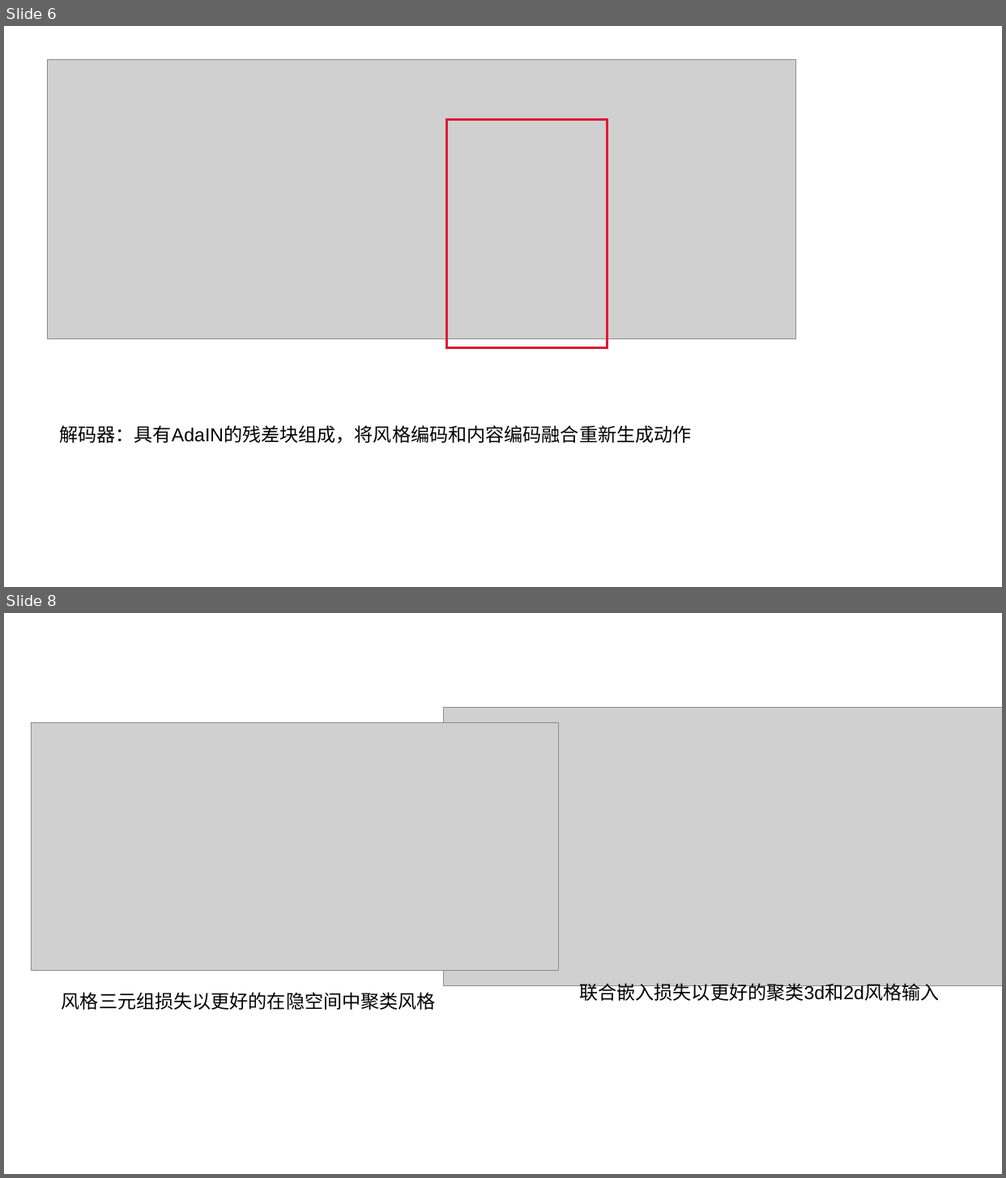
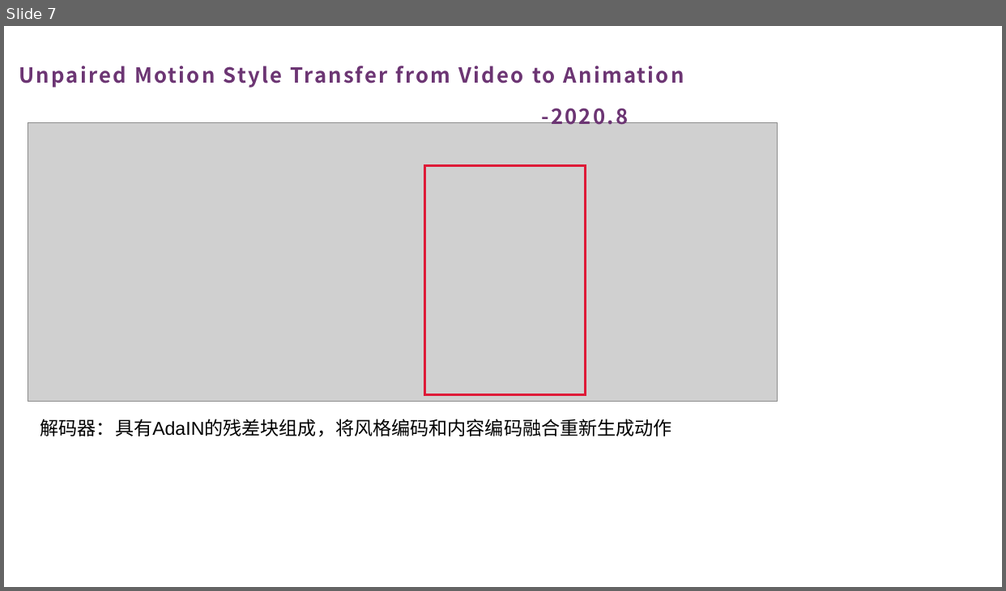
Before and after one commit to Ein-verlass/StyleTransferDatasets, a slide deck: 第一周汇报.pptx. Shown one above the other, each under a label of ours: slides 6 and 8 before the commit, slide 7 after it; the slides between them are not shown. The pictures are 1006x1178 and 1006x591 pixels, drawn with LibreOffice and Linux fonts; fonts in the diff are those of the drawing; grey boxes stand for pictures. Boxes give left, top, right and bottom in pixels: in the first picture for what was removed or moved away, otherwise in the second. Text is boxed around its words. In the diff, an @@ line names an element or a change of style, - is before the commit and + after.

```diff
--- a/第一周汇报.pptx
+++ b/第一周汇报.pptx
@@ slide 8 removed at [4, 613, 1002, 1174], background #FFFFFF @@
@@ picture removed at [444, 707, 1002, 986] @@
@@ picture removed at [32, 723, 560, 971] @@
@@ text removed at [62, 992, 436, 1010] @@
-风格三元组损失以更好的在隐空间中聚类风格
@@ text removed at [579, 983, 939, 1003] @@
-联合嵌入损失以更好的聚类3d和2d风格输入
@@ what was slide 6 is now slide 7 @@
@@ slide 7 changed as well @@
@@ text added at [19, 66, 684, 88], 20 pt, text #6C3573, bold @@
+Unpaired Motion Style Transfer from Video to Animation
@@ picture: place and size @@
-picture at [48, 60, 797, 339]
+picture at [28, 122, 778, 402]
@@ text added at [542, 108, 629, 130], 20 pt, text #6C3573, bold @@
+-2020.8
@@ rectangle: place and size @@
-rectangle at [446, 120, 607, 348]
+rectangle at [424, 166, 585, 395]
@@ text "解码器：具有AdaIN的残差块组成，将风格编码和内容编码融合重新生成动作": place and size @@
-text "解码器：具有AdaIN的残差块组成，将风格编码和内容编码融合重新生成动作" at [59, 425, 691, 444]
+text "解码器：具有AdaIN的残差块组成，将风格编码和内容编码融合重新生成动作" at [40, 419, 672, 437]
```
Also in this commit, not shown: 4 other slides changed, 11 slides added, 2 other slides removed.
